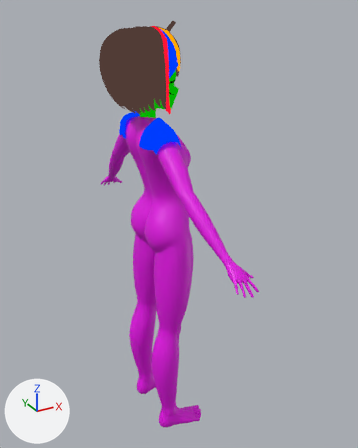
A saved change to the Blender file 3D_Daiko.blend.
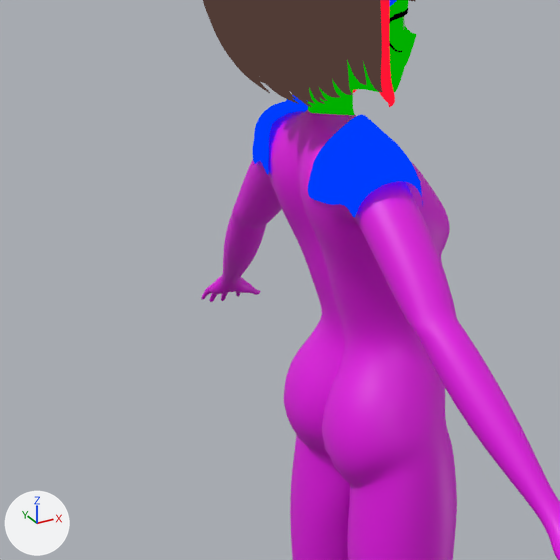
Each version appears first whole from a camera (50 mm lens) standing at (-1.07, -2.05, 0.45) and looking at (0.04, -0.02, -0.56), and next in a close-up on the part from 8% to 64% of the width and 17% to 62% of the height. Every picture has the same lights, and +X, +Y and +Z are marked at lower left.
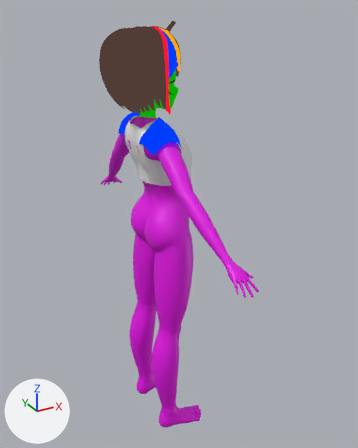
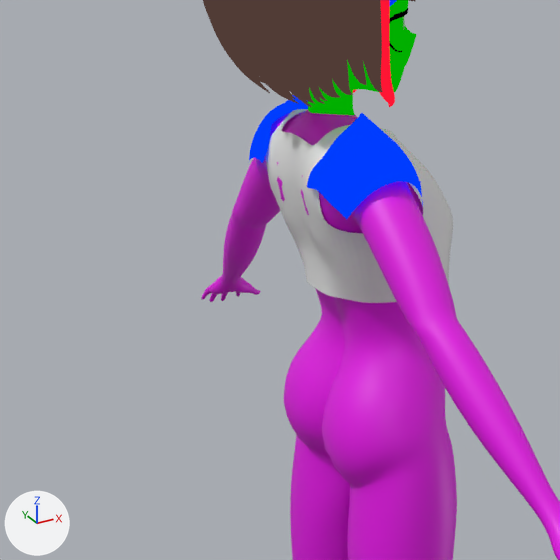
Commit message: avances con shirt: polera sin mangas base hecha

Where the change shows, as pixel boxes [x1, y1, x2, y2] in the close-ups (560 x 560 px):
'Circle', added
    after: [266, 109, 453, 303]
'armadura_hombrera', reshaped, moved
    before: [253, 95, 423, 217]
    after: [249, 95, 423, 219]

Patch to the scene script:
```diff
--- a/3D_Daiko.blend.py
+++ b/3D_Daiko.blend.py
@@ me_base_body_002 @@
 # used by ob_armadura_hombrera; location = (-0.1, -0.16, -0.079); rotation_euler = (0.0, -0.0565, 1.571), in degrees (0, -3.2, 90); scale = (1.28, 1.28, 1.28)
-me_base_body_002.from_pydata(...)  # 181 vertices, 153 faces; spans x -0.0573..0.0613, y -0.0775..0.0695, z -0.0417..0.0676
+me_base_body_002.from_pydata(...)  # 191 vertices, 162 faces; spans x 0.0..0.1152, y -0.0843..0.0668, z -0.0485..0.0605
+# me_base_body_002 part 1: the loose piece of 180 vertices spanning x -0.0573..0.0613, y -0.0775..0.0695, z -0.0417..0.0676 is rebuilt with 190 vertices and now spans x 0.0..0.1152, y -0.0843..0.0668, z -0.0485..0.0605
 me_base_body_002.materials.append(mat_m_b_test)
@@ me_circle_002 @@
+me_circle_002.from_pydata(...)  # 81 vertices, 59 faces; spans x -0.228..0.147, y -0.192..0.0, z -0.001..0.38
@@ ob_armadura_hombrera @@
 ob_armadura_hombrera = bpy.data.objects.new('armadura_hombrera', me_base_body_002)
-ob_armadura_hombrera.location = (-0.1, -0.16, -0.079)
+ob_armadura_hombrera.location = (-0.109, -0.234, -0.074)
 ob_armadura_hombrera.rotation_euler = (0.0, -0.0565, 1.571)  # degrees (0, -3.2, 90)
@@ ob_circle @@
+ob_circle = bpy.data.objects.new('Circle', me_circle_002)
+ob_circle.location = (-0.017, 0.0, -0.309)
+ob_circle.scale = (0.772, 0.772, 0.772)
+_m = ob_circle.modifiers.new('Mirror', 'MIRROR')
+_m.use_axis = (False, True, False)
+_m.use_clip = True
+_m = ob_circle.modifiers.new('Subdivision', 'SUBSURF')
```
